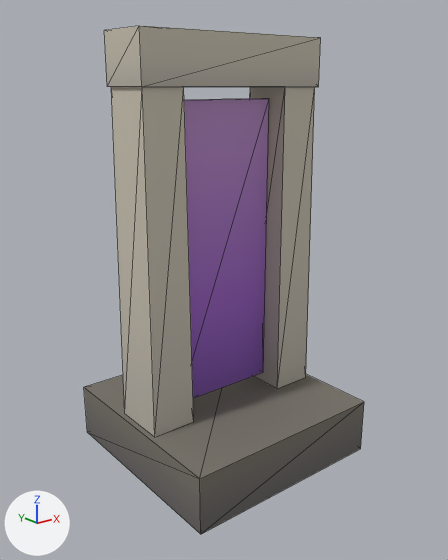
One commit to the glTF model exports/glb/machines/logi_magical_gate.glb: the scene before it, then after it.
Before and after are seen from a camera (50 mm lens) standing at (-3.31, -4.19, 3.31) and looking at (-0.02, -0.07, 1.66). Lighting does not change. The marker at lower left points along +X, +Y and +Z. The first picture is the older version. Mesh edges are drawn as thin lines. Vertices at exactly the same position are counted once.

Names of what the first picture shows: 'logi_magical_gate'.
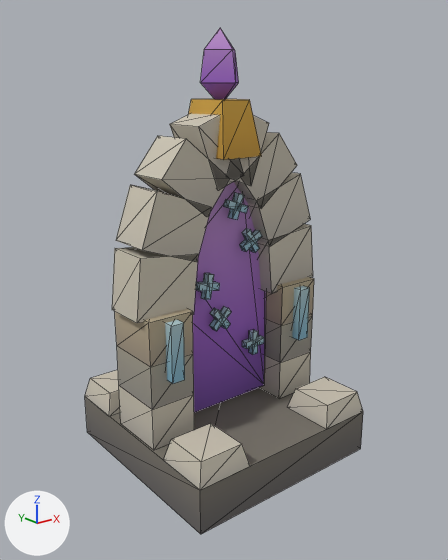
Changed parts and their boxes (x1, y1, x2, y2) in the pictures (448 x 560 px; the box of a moved part takes in the faces that stretch with it):
'logi_magical_gate', reshaped
    before: (84, 26, 364, 534)
    after: (85, 28, 363, 534)
part 1 of me_logi_magical_gate, moved or reshaped
    before: (104, 26, 321, 87)
    after: (242, 335, 264, 349)
part 2 of me_logi_magical_gate, added
    after: (249, 330, 258, 354)
part 3 of me_logi_magical_gate, added
    after: (209, 306, 231, 331)
part 4 of me_logi_magical_gate, added
    after: (201, 273, 214, 300)
part 5 of me_logi_magical_gate, added
    after: (242, 228, 260, 253)
part 6 of me_logi_magical_gate, added
    after: (224, 199, 248, 213)
part 7 of me_logi_magical_gate, added (cyan)
    after: (165, 320, 185, 384)
part 8 of me_logi_magical_gate, added (cyan)
    after: (292, 286, 310, 340)
part 9 of me_logi_magical_gate, rebuilt
    before: (111, 87, 194, 437)
    after: (115, 309, 194, 450)
part 10 of me_logi_magical_gate, rebuilt
    before: (250, 87, 315, 388)
    after: (259, 277, 314, 398)
part 11 of me_logi_magical_gate, rebuilt
    before: (184, 99, 269, 398)
    after: (193, 182, 266, 412)
part 12 of me_logi_magical_gate, reshaped
    before: (84, 374, 364, 534)
    after: (85, 28, 363, 534)

Diff of the bpy script that builds the scene:
```diff
--- a/exports/glb/machines/logi_magical_gate.glb.py
+++ b/exports/glb/machines/logi_magical_gate.glb.py
@@ me_logi_magical_gate @@
-me_logi_magical_gate.from_pydata(...)  # 40 vertices, 60 faces; spans x -0.95..0.95, y -0.95..0.95, z 0.0..3.7
+me_logi_magical_gate.from_pydata(...)  # 271 vertices, 432 faces; spans x -0.99..0.99, y -0.95..0.95, z 0.0..3.75
+# me_logi_magical_gate part 1: the loose piece of 8 vertices spanning x -0.9..0.9, y -0.25..0.25, z 3.3..3.7 is turned 90 degrees about the x axis through its middle and scaled by 0.124, then moved by (0.3, -0.12, -2.5)
+# me_logi_magical_gate part 2: a new loose piece, a box spanning x 0.269..0.331, y -0.15..-0.09, z 0.89..1.11, in mat_villagepalette (picture img_village_palette)
+# me_logi_magical_gate part 3: the loose piece of 8 vertices spanning x -0.9..0.9, y -0.25..0.25, z 3.3..3.7 is copied, and the copy is multiplied about its middle by the matrix ((0.095, -0.08, 0.0), (0.0, 0.0, -0.124), (0.08, 0.095, 0.0)), then moved by (-0.1, -0.12, -2.17); it spans x -0.2..0.01, y -0.15..-0.09, z 1.24..1.42
+# me_logi_magical_gate part 4: the loose piece of 8 vertices spanning x -0.9..0.9, y -0.25..0.25, z 3.3..3.7 is copied, and the copy is multiplied about its middle by the matrix ((0.022, -0.122, 0.0), (0.0, 0.0, -0.124), (0.122, 0.022, 0.0)), then moved by (-0.24, -0.12, -1.84); it spans x -0.29..-0.19, y -0.15..-0.09, z 1.55..1.77
+# me_logi_magical_gate part 5: the loose piece of 8 vertices spanning x -0.9..0.9, y -0.25..0.25, z 3.3..3.7 is copied, and the copy is multiplied about its middle by the matrix ((-0.062, -0.107, 0.0), (0.0, 0.0, -0.124), (0.107, -0.062, 0.0)), then moved by (0.25, -0.12, -1.51); it spans x 0.17..0.33, y -0.15..-0.09, z 1.88..2.1
+# me_logi_magical_gate part 6: the loose piece of 8 vertices spanning x -0.9..0.9, y -0.25..0.25, z 3.3..3.7 is copied, and the copy is multiplied about its middle by the matrix ((-0.117, -0.042, 0.0), (0.0, 0.0, -0.124), (0.042, -0.117, 0.0)), then moved by (0.08, -0.12, -1.18); it spans x -0.04..0.19, y -0.15..-0.09, z 2.25..2.39
+# me_logi_magical_gate part 7: a new loose piece, a box spanning x -0.78..-0.66, y -0.36..-0.24, z 1.0..1.5, in mat_villagepalette (picture img_village_palette)
+# me_logi_magical_gate part 8: a new loose piece, a box spanning x 0.66..0.78, y -0.36..-0.24, z 1.0..1.5, in mat_villagepalette (picture img_village_palette)
+# me_logi_magical_gate part 9: the loose piece of 8 vertices spanning x -0.9..-0.5, y -0.25..0.25, z 0.5..3.3 is rebuilt with 16 vertices and now spans x -0.93..-0.51, y -0.28..0.28, z 0.4..1.54
+# me_logi_magical_gate part 10: the loose piece of 8 vertices spanning x 0.5..0.9, y -0.25..0.25, z 0.5..3.3 is rebuilt with 16 vertices and now spans x 0.51..0.93, y -0.28..0.28, z 0.4..1.54
+# me_logi_magical_gate part 11: the loose piece of 8 vertices spanning x -0.5..0.5, y -0.05..0.05, z 0.6..3.2 is rebuilt with 22 vertices and now spans x -0.52..0.52, y -0.05..0.05, z 0.45..2.6
+# me_logi_magical_gate part 12: 4 vertices removed from x -0.95..0.95, y -0.95..0.95, z 0.5; 149 vertices added at x -0.99..0.99, y -0.95..0.95, z 0.4..3.75
 me_logi_magical_gate.materials.append(mat_villagepalette)
```
